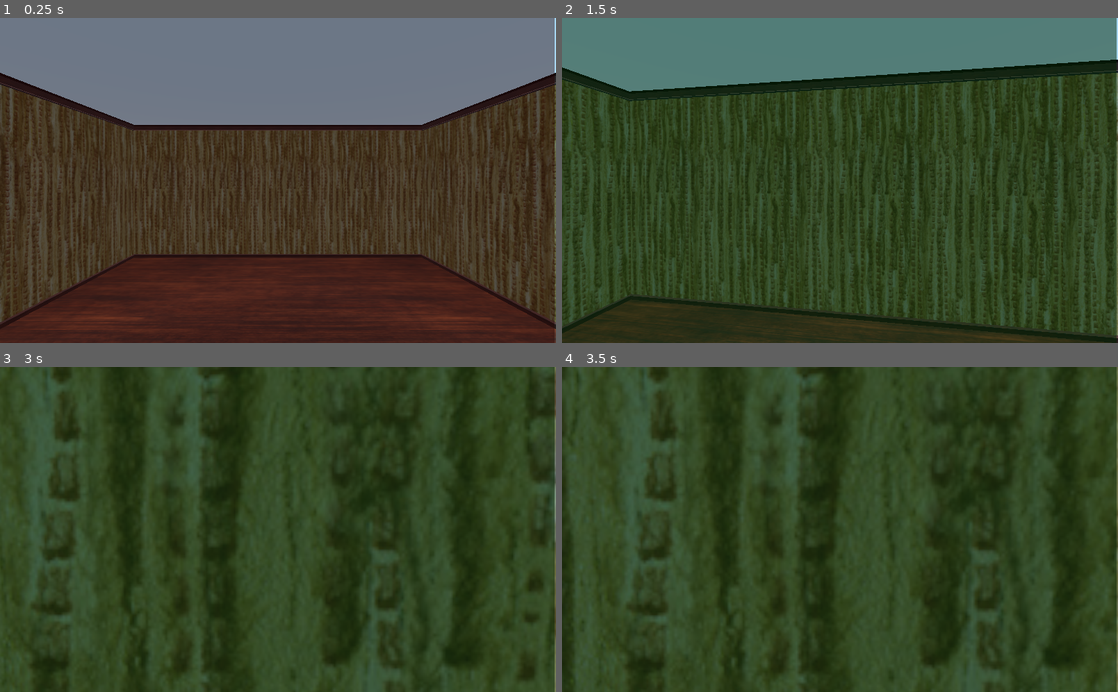
Above: before the commit, frames 1-4 (two rows, left to right).
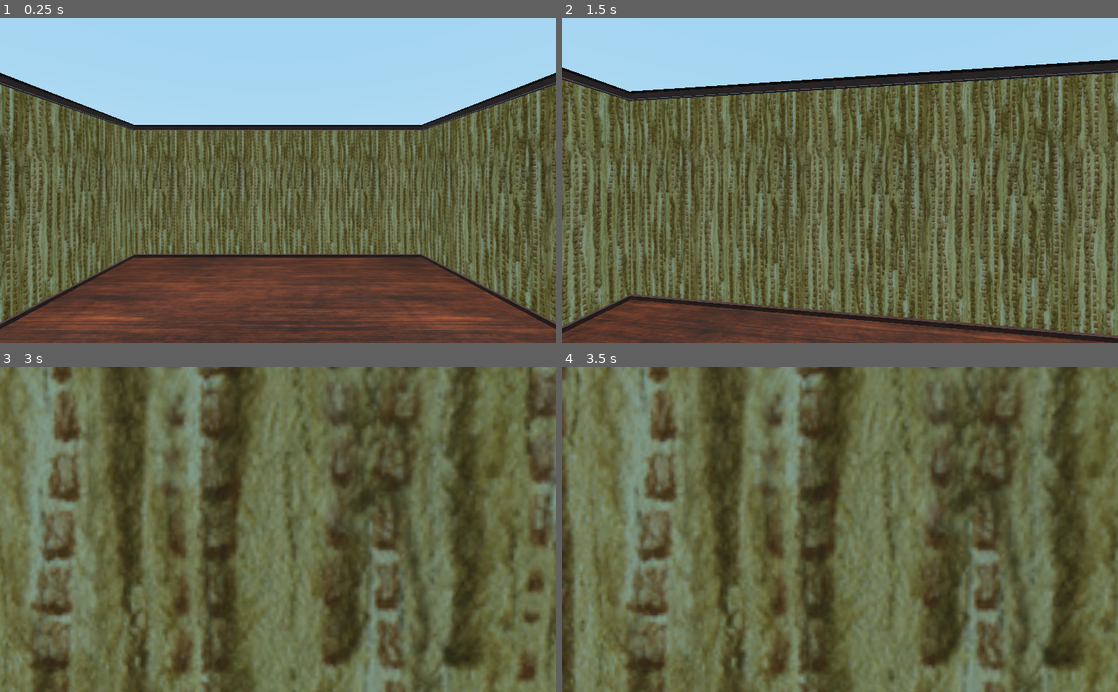
Above: after the commit, the same moments.

Repository: dvbeelen/LEECH
Game: Godot game, scene res://TestScene.tscn
The game is run twice, just before and just after one commit, with the same random seed, the same clock (stepped at 60 frames per second) and the same inputs.
Inputs (mouse positions are in pixels of both pictures, inside the frame that each line leads up to):
- Up to frame 1 (0.25 s): no input
- Up to frame 2 (1.5 s): tap Enter at 0.5 s; move the mouse to (867, 180) at 0.52 s; hold W (move_forward) from 0.53 s (still down); tap Space (space) at 0.6 s; tap 1 (frame_1, bound only after the commit) at 0.8, 1.35 s; move the mouse to (812, 180) at 1.27 s
- Up to frame 3 (3 s): keep holding W (move_forward); tap 2 (frame_2, bound only after the commit) at 1.55, 2.1 s; move the mouse to (289, 523) at 2.02 s; tap 3 (frame_3, bound only after the commit) at 2.3, 2.85 s; move the mouse to (272, 536) at 2.77 s
- Up to frame 4 (3.5 s): keep holding W (move_forward); tap Space (space) at 3.05 s

The runs differ from the first frame. In frame 1, 91% of the frame differs, in the area x 0-100%, y 0-100%; in frame 2, 95%; in frame 3, 100%; in frame 4, 100%.

Commit message:
Added frame color changing

Diff:
--- a/Global.gd
+++ b/Global.gd
@@ -1,4 +1,5 @@
 extends Node
 
-func switch_frame():
-	pass
+var red_frame: bool = false
+var green_frame: bool = false
+var blue_frame: bool = false
--- a/Player/Player.gd
+++ b/Player/Player.gd
@@ -2,6 +2,7 @@
 
 #Components
 onready var camera = $camera
+onready var frame = $camera/CanvasLayer/Panel
 
 #Physics
 var moveSpeed: float = 5.0
@@ -25,9 +26,13 @@
 	if Input.is_action_just_pressed("escape"):
 		get_tree().quit()
 
-	if Input.is_action_just_pressed("space"):
-		get_node("camera/CanvasLayer/Panel").modulate = Color(0,1,0)
-		get_node("camera/CanvasLayer/Panel").modulate.a = 0.5
+	if Input.is_action_just_pressed("frame_1"):
+		change_frame(1)
+	if Input.is_action_just_pressed("frame_2"):
+		change_frame(2)
+	if Input.is_action_just_pressed("frame_3"):
+		change_frame(3)
+
 #	Move Camera based on mouse movement
 	camera.rotation_degrees.x -= mouseDelta.y * lookSensitivity * delta
 	camera.rotation_degrees.x = clamp(camera.rotation_degrees.x, minLookAngle, maxLookAngle)
@@ -78,3 +83,32 @@
 
 #	Move the player
 	velocity = move_and_slide(velocity, Vector3.UP)
+
+func change_frame(frame_number):
+	match frame_number:
+		1:
+			Global.red_frame = not Global.red_frame
+			if !Global.red_frame:
+				reset_frame()
+			else:
+				color_frame(Color(1,0,0))
+		2:
+			Global.green_frame = not Global.green_frame
+			if !Global.green_frame:
+				reset_frame()
+			else:
+				color_frame(Color(0,1,0))
+		3:
+			Global.blue_frame = not Global.blue_frame
+			if !Global.blue_frame:
+				reset_frame()
+			else:
+				color_frame(Color(0,0,1))
+
+func reset_frame():
+	frame.modulate = Color(1,1,1)
+	frame.modulate.a = 0
+
+func color_frame(color):
+	frame.modulate = color
+	frame.modulate.a = 0.5
--- a/Player/Player.tscn
+++ b/Player/Player.tscn
@@ -24,7 +24,7 @@
 [node name="CanvasLayer" type="CanvasLayer" parent="camera"]
 
 [node name="Panel" type="Panel" parent="camera/CanvasLayer"]
-modulate = Color( 1, 0, 0, 0.443137 )
+modulate = Color( 0, 0, 0, 0.00392157 )
 margin_right = 1022.0
 margin_bottom = 600.0
 __meta__ = {
--- a/project.godot
+++ b/project.godot
@@ -59,6 +59,21 @@
 "events": [ Object(InputEventKey,"resource_local_to_scene":false,"resource_name":"","device":0,"alt":false,"shift":false,"control":false,"meta":false,"command":false,"pressed":false,"scancode":32,"unicode":0,"echo":false,"script":null)
  ]
 }
+frame_1={
+"deadzone": 0.5,
+"events": [ Object(InputEventKey,"resource_local_to_scene":false,"resource_name":"","device":0,"alt":false,"shift":false,"control":false,"meta":false,"command":false,"pressed":false,"scancode":49,"unicode":0,"echo":false,"script":null)
+ ]
+}
+frame_2={
+"deadzone": 0.5,
+"events": [ Object(InputEventKey,"resource_local_to_scene":false,"resource_name":"","device":0,"alt":false,"shift":false,"control":false,"meta":false,"command":false,"pressed":false,"scancode":50,"unicode":0,"echo":false,"script":null)
+ ]
+}
+frame_3={
+"deadzone": 0.5,
+"events": [ Object(InputEventKey,"resource_local_to_scene":false,"resource_name":"","device":0,"alt":false,"shift":false,"control":false,"meta":false,"command":false,"pressed":false,"scancode":51,"unicode":0,"echo":false,"script":null)
+ ]
+}
 
 [rendering]
 
